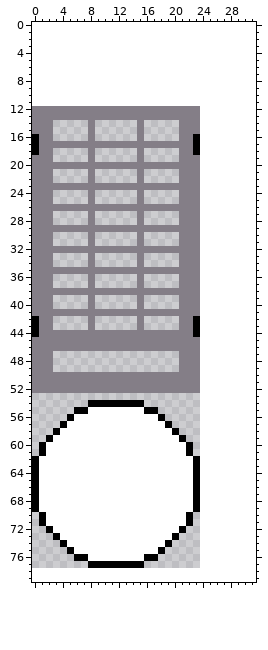
Pixel-art file -- Resources/Customer.aseprite. The picture above is the old version.
24x66 pixels, 1 frame. The old version is drawn lined up with the new one, on the new canvas.
New version:
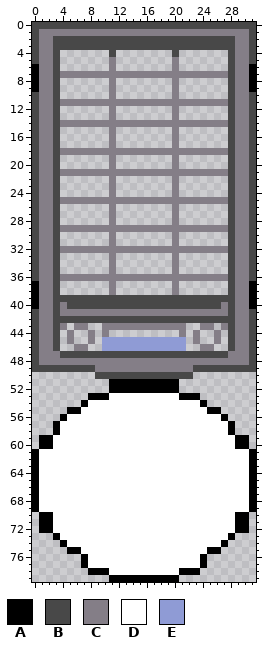
Palette (. is transparent): A #000000  B #484848  C #847e87  D #ffffff  E #8f9bd5
Changes in this commit:
canvas 24x66 -> 32x80, the old top-left corner now at 0,12
Changed rows in their new state; - is an unchanged pixel.
first column x 0:
 0 BBBBBBBBBBBBBBBBBBBBBBBBBBBBBBBB
 1 BCCCCCCCCCCCCCCCCCCCCCCCCCCCCCCB
 2 BCCBBBBBBBBBBBBBBBBBBBBBBBBBBCCB
 3 BCCBBBBBBBBBBBBBBBBBBBBBBBBBBCCB
 4 BCCB-------B--------B-------BCCB
 5 BCCB-------C--------C-------BCCB
 6 ACCB-------C--------C-------BCCA
 7 ACCBCCCCCCCCCCCCCCCCCCCCCCCCBCCA
 8 ACCB-------C--------C-------BCCA
 9 ACCB-------C--------C-------BCCA
10 BCCB-------C--------C-------BCCB
11 BCCBCCCCCCCCCCCCCCCCCCCCCCCCBCCB
12 B--B.......-........-...----BCCB
13 B--B.......-........-...----BCCB
14 B--BCCCC-CCCCCC-CCCCC---CCCCBCCB
15 B--B----.--C---.----C...----BCCB
16 B--B----.--C---.----C...----BCCB
17 B--B.......-........-...----BCCB
18 B--BCCCC-CCCCCC-CCCCC--CCCCCBCCB
19 B--B----.--C---.----C...----BCCB
20 B--B.......-........-...----BCCB
21 B--BCCCC-CCCCCC-CCCCC---CCCCBCCB
22 B--B----.--C---.----C...----BCCB
23 B--B.......-........-...----BCCB
24 B--B----.--C---.----C...----BCCB
25 B--BCCCC-CCCCCC-CCCCC---CCCCBCCB
26 B--B.......-........-...----BCCB
27 B--B----.--C---.----C...----BCCB
28 B--B----.--C---.----C...----BCCB
29 B--B--------------------CCCCBCCB
30 B--B----.--C---.----C...----BCCB
31 B--B----.--C---.----C...----BCCB
32 B--B--------------------CCCCBCCB
33 B--B----.--C---.----C...----BCCB
34 B--B----.--C---.----C...----BCCB
35 B--B.......-........-...----BCCB
36 B--BCCCC-CCCCCC-CCCCC---CCCCBCCB
37 A--B----.--C---.----C...----BCCA
38 A--B.......-........-...----BCCA
39 A--BBBBBBBBBBBBBBBBBBBBBBBBBBCCA
40 A--BCBBBBBBBBBBBBBBBBBBBBBBCBCCA
41 B--B--------------------CCCCBCCB
42 B--BBBBBBBBBBBBBBBBBBBBBBBBBBCCB
43 B--BC-CC.-CCCCC-CCCCC-..CC-CBCCB
44 B--B.-..-.-..........-.C--C-BCCB
45 B--B.-..-.EEEEEEEEEEEE.---C-BCCB
46 B--B..--..EEEEEEEEEEEE..CC--BCCB
47 B--CBBBBBBBBBBBBBBBBBBBBBBBBCCCB
48 B--CCCCCCCCCCCCCCCCCC---CCCCCCCB
49 BBBBBBBBBCCCCCCCCCCCC--BBBBBBBBB
50 .........BBBBBBBBBBBBBB.--------
51 ...........AAAAAAAAAA...--------
52 ...........AAAAAAAAAA...--------
53 --------AAADDDDDDDDDDAAA--------
54 -------ADDDDDDDDDDDDDDDDA-------
55 -----A-D--------DDDDDDDDDAA-----
56 ----AD------------DDDDDDDDDA----
57 ---AD--------------DDDDDDDDDA---
58 --------------------DDDDDDDDA---
59 -A-------------------DDDDDDDDAA-
60 --A-------------------DDDDDDDAA-
61 AD--------------------DDDDDDDDDA
62 -----------------------DDDDDDDDA
63 -----------------------DDDDDDDDA
64 -----------------------DDDDDDDDA
65 -----------------------DDDDDDDDA
66 -----------------------DDDDDDDDA
67 -----------------------DDDDDDDDA
68 -----------------------DDDDDDDDA
69 -----------------------DDDDDDDDA
70 --A-------------------DDDDDDDAA-
71 --A-------------------DDDDDDDAA-
72 -A-------------------DDDDDDDDAA-
73 --------------------DDDDDDDDA---
74 -------------------DDDDDDDDA----
75 ------A-----------DDDDDDDAA-----
76 ------.---------DDDDDDDDA-------
77 -------ADDDDDDDDDDDDDDDDA-------
78 --------AAADDDDDDDDDDAAA--------
79 -----------AAAAAAAAAA-----------
